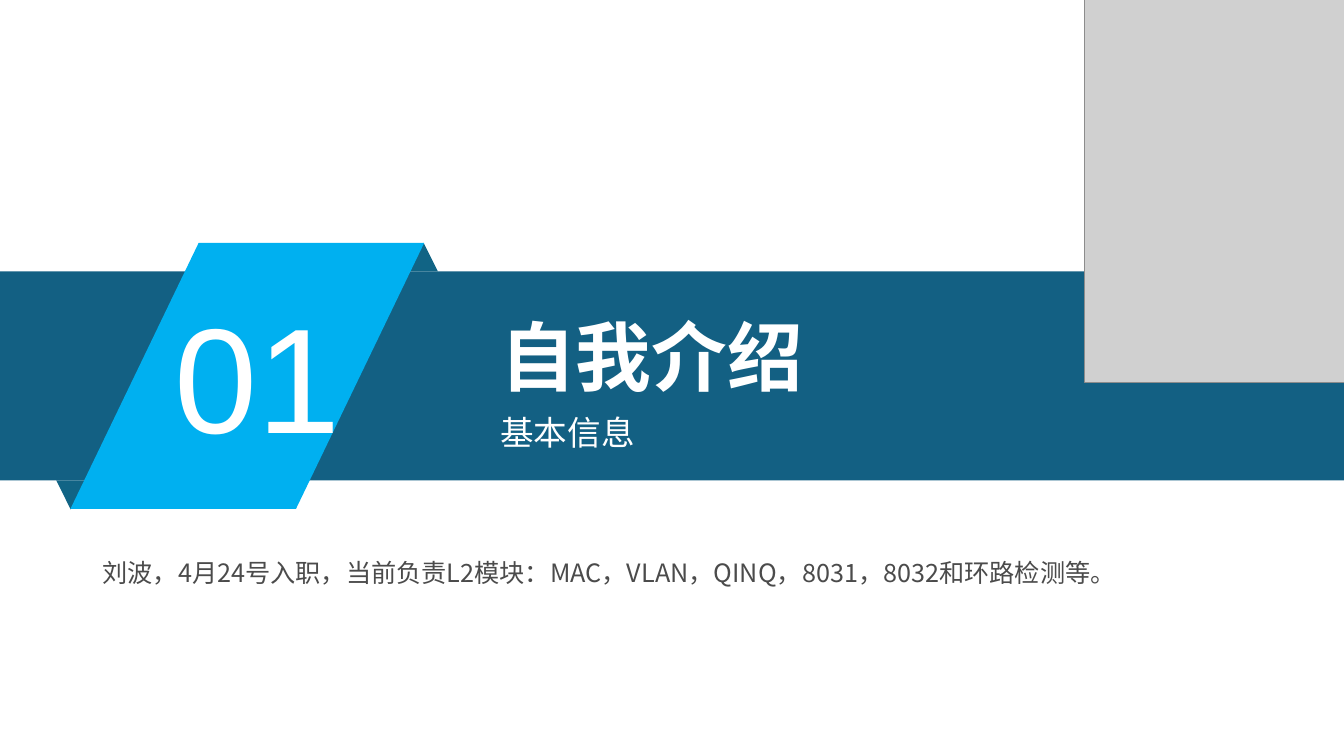
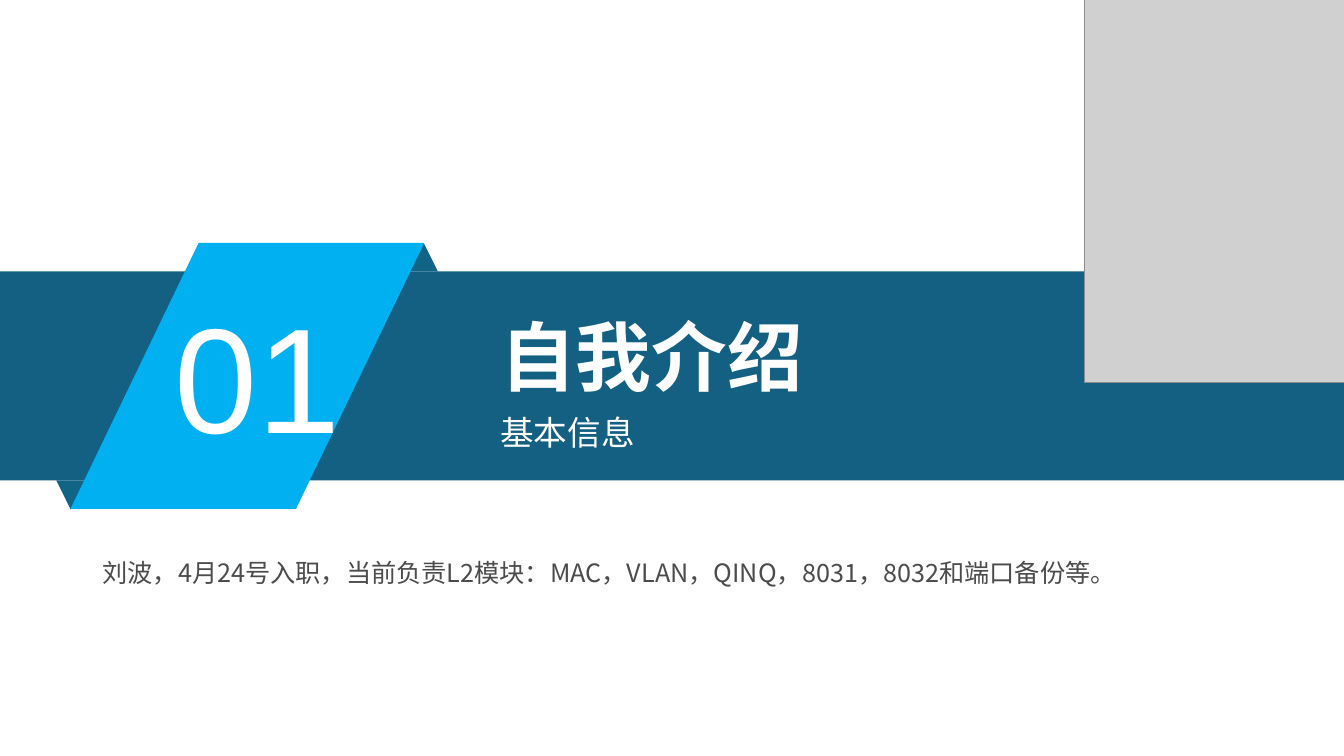
Before and after one commit to abo-wust/notes, a slide deck: slide 3 of 工作笔记/raisecom/02 部门规范/转正答辩PPT模板(软件部).pptx. Drawn at 1344x756 pixels with LibreOffice and Linux fonts; fonts in the diff are those of the drawing; grey boxes stand for pictures. Boxes give left, top, right and bottom in pixels: in the first picture for what was removed or moved away, otherwise in the second. Text is boxed around its words. In the diff, an @@ line names an element or a change of style, - is before the commit and + after.

```diff
--- a/工作笔记/raisecom/02 部门规范/转正答辩PPT模板(软件部).pptx
+++ b/工作笔记/raisecom/02 部门规范/转正答辩PPT模板(软件部).pptx
@@ text at (x1=103, y1=561, x2=1116, y2=587): text changed @@
-刘波，4月24号入职，当前负责L2模块：MAC，VLAN，QINQ，8031，8032和环路检测等。
+刘波，4月24号入职，当前负责L2模块：MAC，VLAN，QINQ，8031，8032和端口备份等。
```
Also in this commit, not shown: 3 other slides changed.
